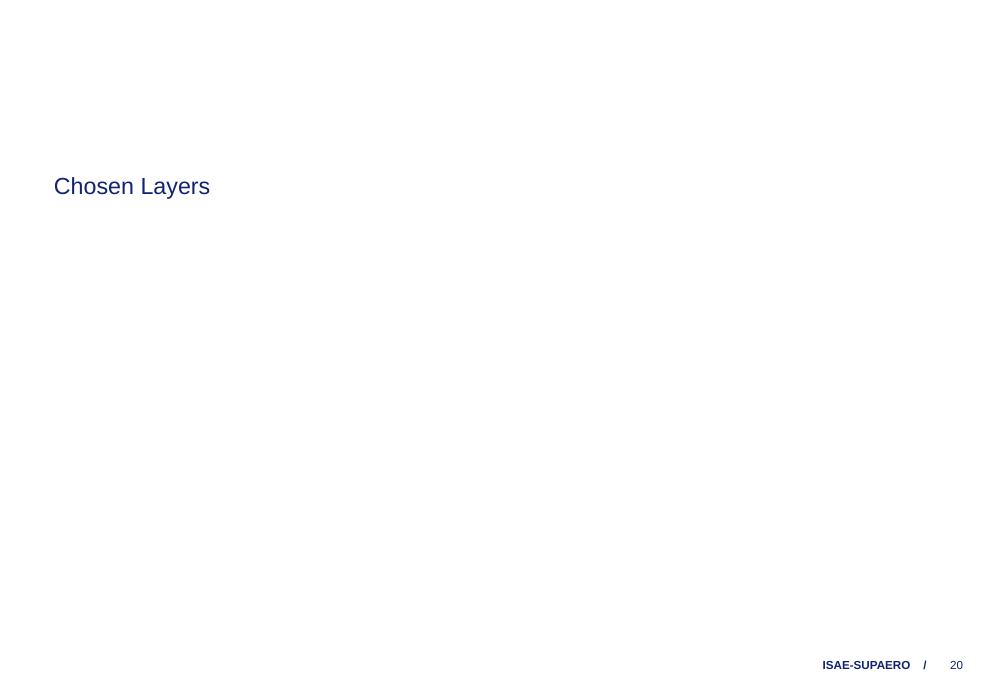
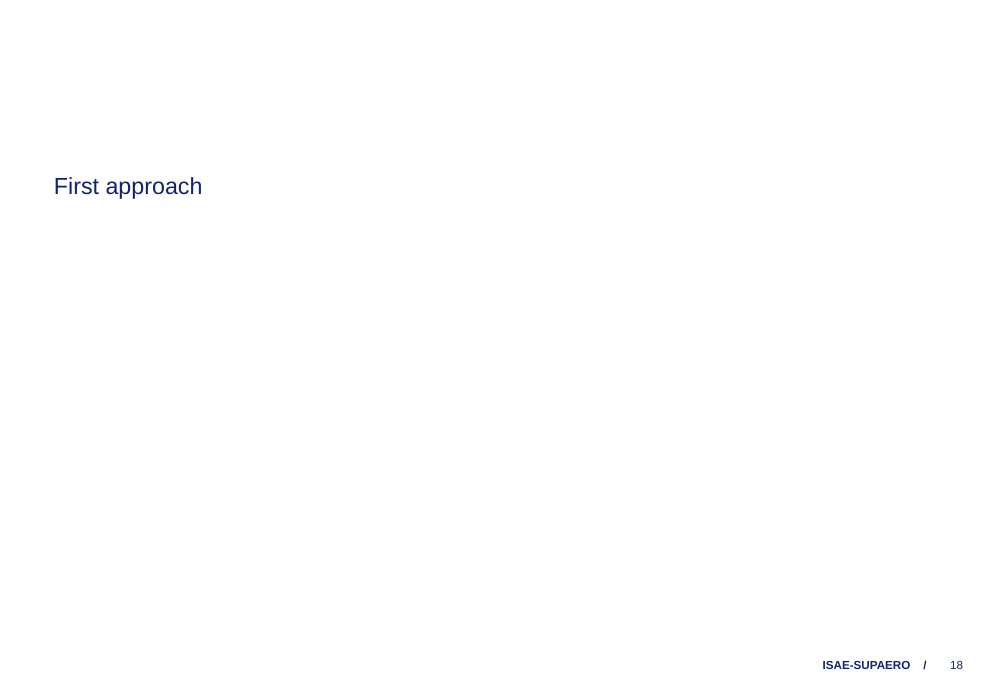
Before and after one commit to horizon-dcas14/project, a slide deck: slide 18 of English/DCAS-14.pptx (slide 20 before the commit). Drawn at 1008x698 pixels with LibreOffice and Linux fonts; fonts in the diff are those of the drawing; background and template pictures are left out. Boxes give left, top, right and bottom in pixels: in the first picture for what was removed or moved away, otherwise in the second. Text is boxed around its words. In the diff, an @@ line names an element or a change of style, - is before the commit and + after.

```diff
--- a/English/DCAS-14.pptx
+++ b/English/DCAS-14.pptx
@@ text at (x1=54, y1=177, x2=203, y2=199): text changed @@
-Chosen Layers
+First approach
@@ page number at (x1=950, y1=661, x2=963, y2=669): text changed @@
-20
+18
```
Also in this commit, not shown: 4 other slides changed, 2 slides added.
